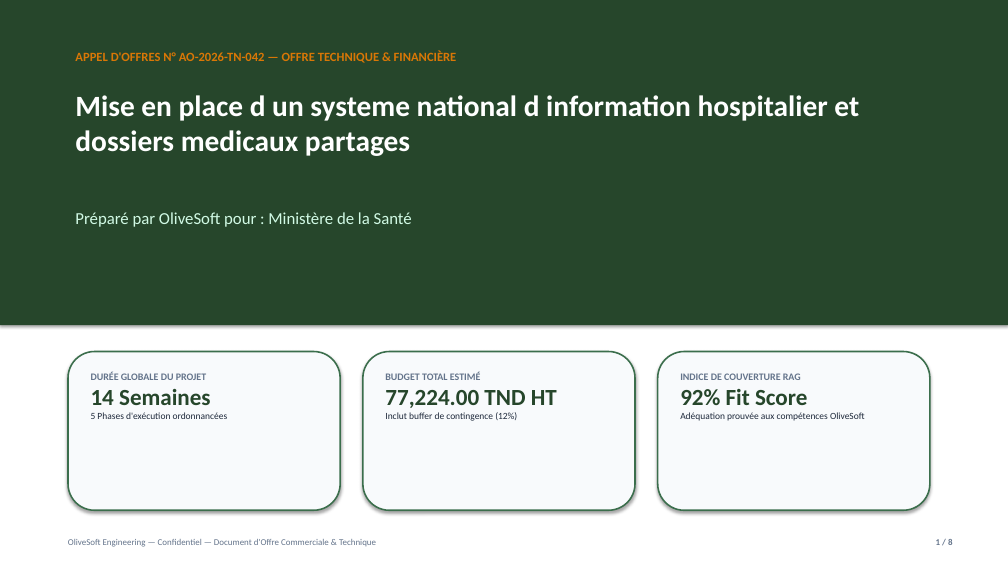
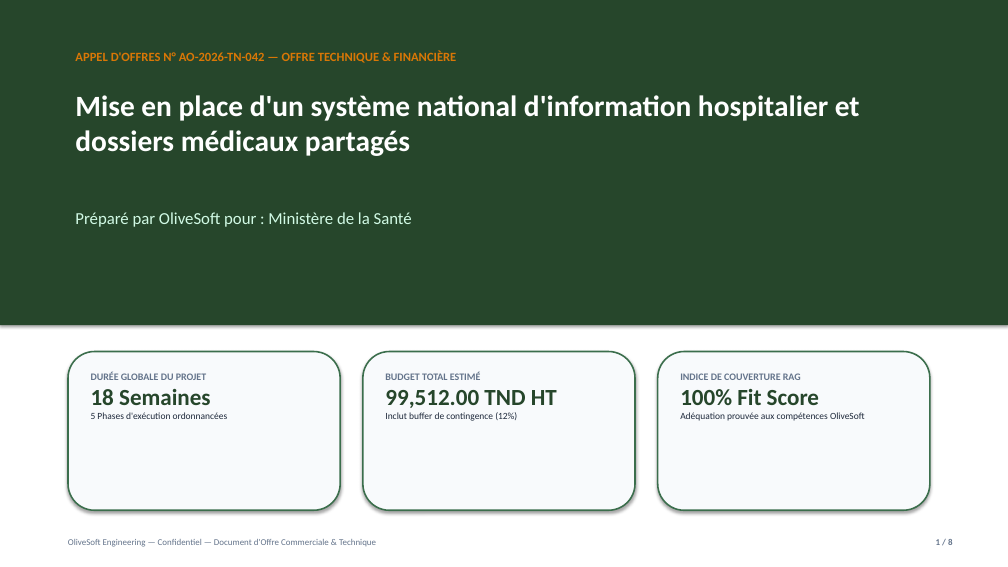
Before and after one commit to Ismail-rebai/AutomationCSTam, a slide deck: slide 1 of rag_module/results/proposals/AO-2026-TN-042_OliveSoft_Proposal.pptx. Drawn at 1008x567 pixels with LibreOffice and Linux fonts; fonts in the diff are those of the drawing. Boxes give left, top, right and bottom in pixels: in the first picture for what was removed or moved away, otherwise in the second. Text is boxed around its words. In the diff, an @@ line names an element or a change of style, - is before the commit and + after.

```diff
--- a/rag_module/results/proposals/AO-2026-TN-042_OliveSoft_Proposal.pptx
+++ b/rag_module/results/proposals/AO-2026-TN-042_OliveSoft_Proposal.pptx
@@ text at [75,95,860,156]: text changed @@
-Mise en place d un systeme national d information hospitalier et dossiers medicaux partages
+Mise en place d'un système national d'information hospitalier et dossiers médicaux partagés
@@ text at [91,389,211,405]: text changed @@
-14 Semaines
+18 Semaines
@@ text at [680,389,819,405]: text changed @@
-92% Fit Score
+100% Fit Score
@@ text at [385,390,557,408]: text changed @@
-77,224.00 TND HT
+99,512.00 TND HT
```
Also in this commit, not shown: 4 other slides changed, 8 other files.
